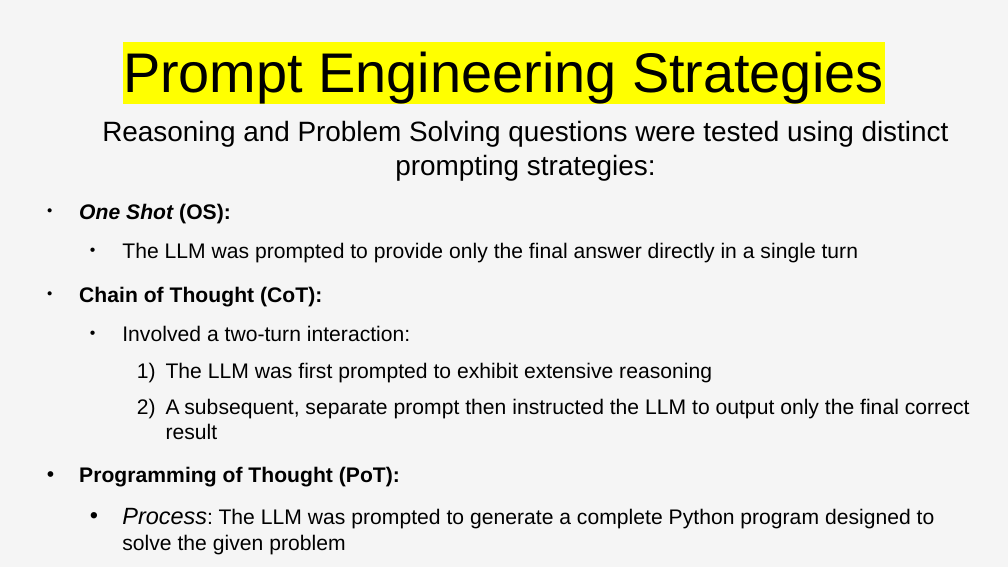
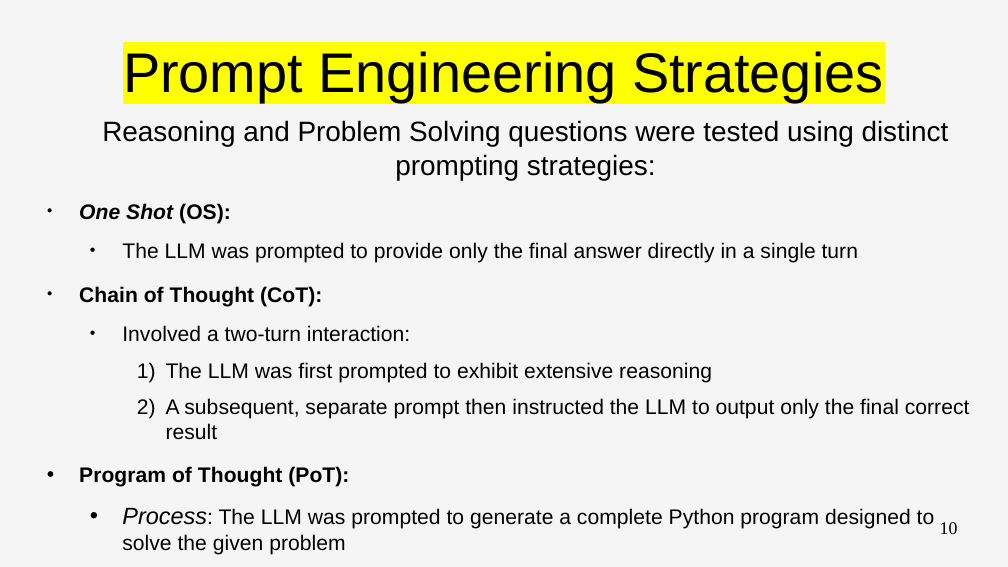
Before and after one commit to PieBerto/Stress-testing-chatbots, a slide deck: slide 10 of Slideshow/final_presentation_v.2.odp (slide 9 before the commit). Drawn at 1008x567 pixels with LibreOffice and Linux fonts; fonts in the diff are those of the drawing. Boxes give left, top, right and bottom in pixels: in the first picture for what was removed or moved away, otherwise in the second. Text is boxed around its words. In the diff, an @@ line names an element or a change of style, - is before the commit and + after.

```diff
--- a/Slideshow/final_presentation_v.2.odp
+++ b/Slideshow/final_presentation_v.2.odp
@@ text at box(79, 466, 349, 487): text changed @@
-• Programming of Thought (PoT):
+• Program of Thought (PoT):
@@ page number added at box(940, 522, 958, 534), 14 pt, text #000000 @@
+10
```
Also in this commit, not shown: 13 other slides changed, 3 slides added.
